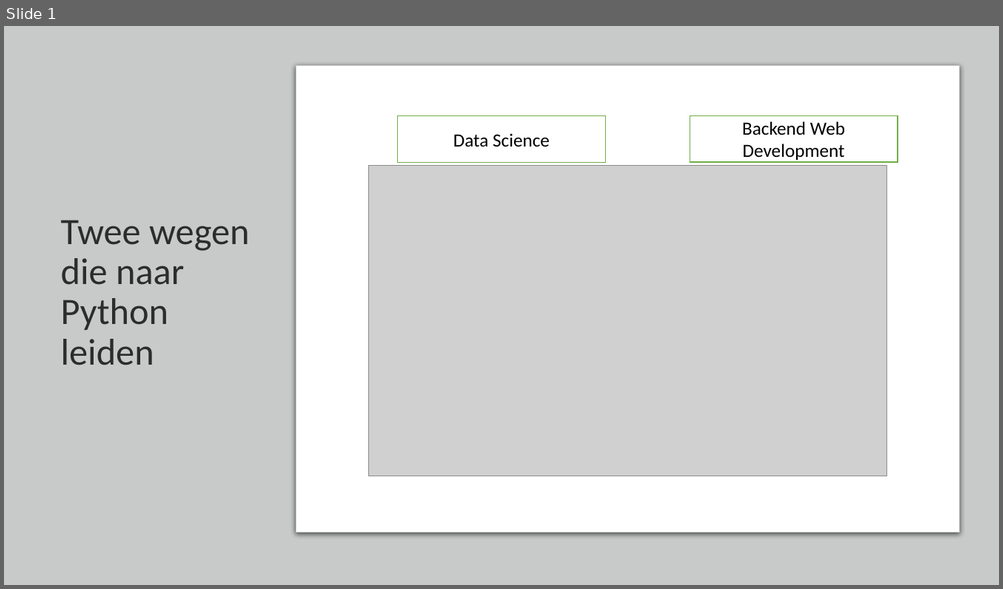
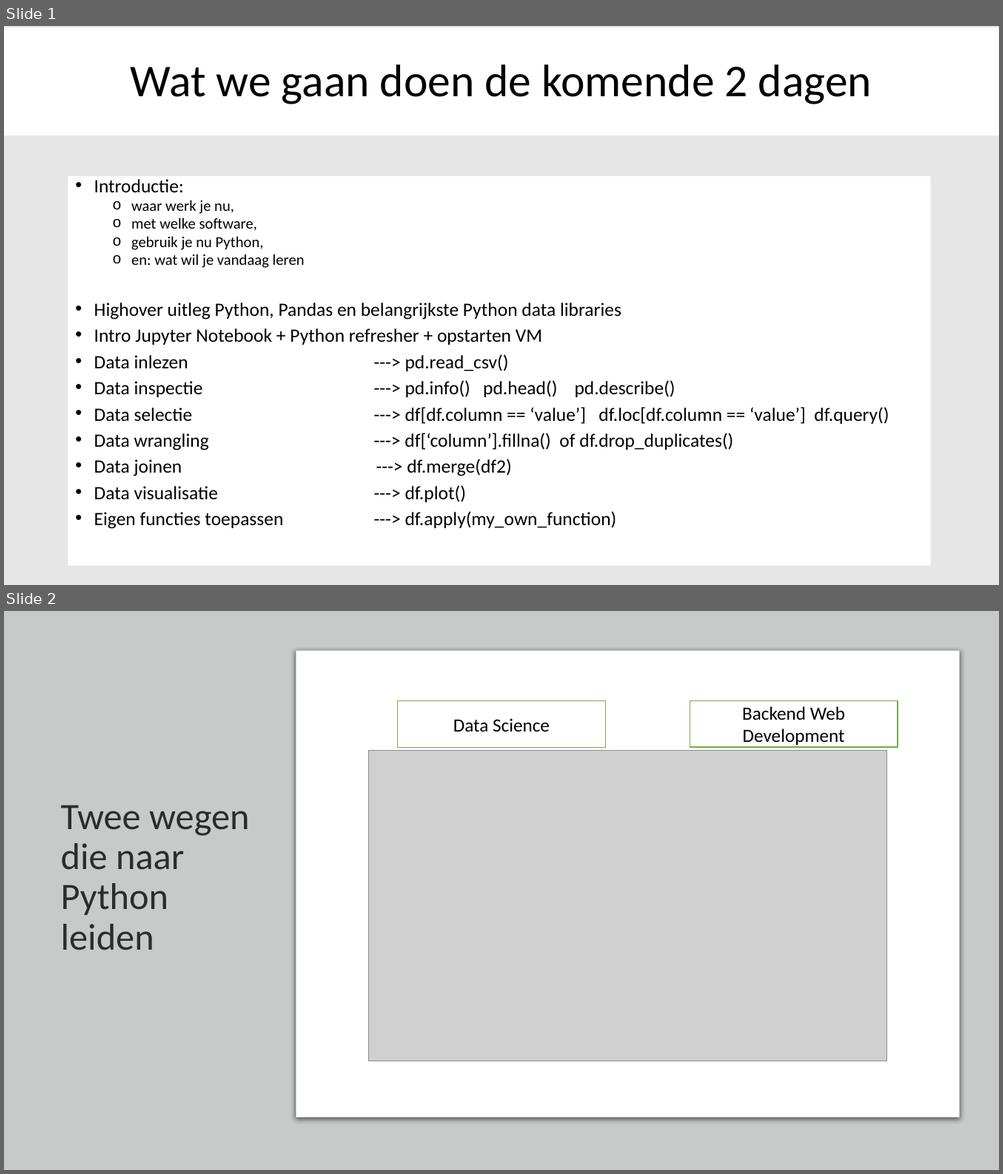
Before and after one commit to SandervandenOord/pandas_training, a slide deck: Pandas_Training_Slides.pptx. Shown one above the other, each under a label of ours: slide 1 before the commit, slides 1 and 2 after it. The pictures are 1003x589 and 1003x1174 pixels, drawn with LibreOffice and Linux fonts; fonts in the diff are those of the drawing; grey boxes stand for pictures. Boxes give left, top, right and bottom in pixels: in the first picture for what was removed or moved away, otherwise in the second. Text is boxed around its words. In the diff, an @@ line names an element or a change of style, - is before the commit and + after.

Commit message:
added intro slide

```diff
--- a/Pandas_Training_Slides.pptx
+++ b/Pandas_Training_Slides.pptx
@@ slide 1 added at (x1=4, y1=26, x2=999, y2=585), background #E7E6E6 @@
@@ title added at (x1=4, y1=27, x2=999, y2=136), fill #FFFFFF, 44 pt, text #000000 @@
+Wat we gaan doen de komende 2 dagen
@@ text added at (x1=68, y1=177, x2=930, y2=566), fill #FFFFFF, 18.2 pt, text #000000 @@
+• Introductie:
+  o waar werk je nu,
+  o met welke software,
+  o gebruik je nu Python,
+  o en: wat wil je vandaag leren
+• Highover uitleg Python, Pandas en belangrijkste Python data libraries
+• Intro Jupyter Notebook + Python refresher + opstarten VM
+• Data inlezen ---> pd.read_csv()
+• Data inspectie ---> pd.info() pd.head() pd.describe()
+• Data selectie ---> df[df.column == ‘value’] df.loc[df.column == ‘value’] df.query()
+• Data wrangling ---> df[‘column’].fillna() of df.drop_duplicates()
+• Data joinen ---> df.merge(df2)
+• Data visualisatie ---> df.plot()
+• Eigen functies toepassen ---> df.apply(my_own_function)
@@ what was slide 1 is now slide 2 @@
```
